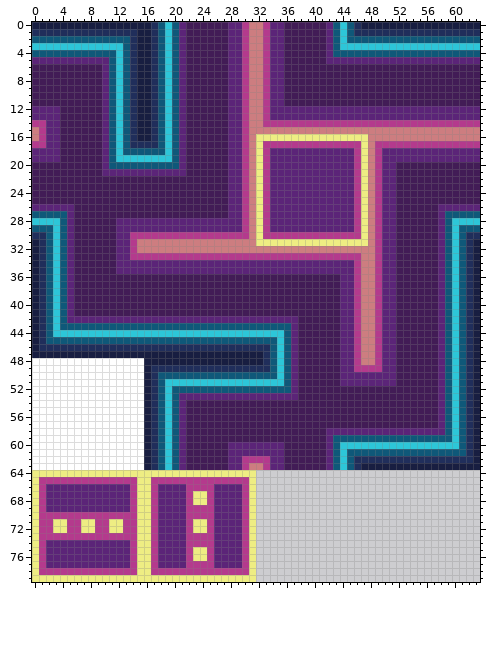
Sprite sheet: Loop Breakerz/assets/tileset.png. That is the earlier state.
The file is 64x80 pixels.
The result:
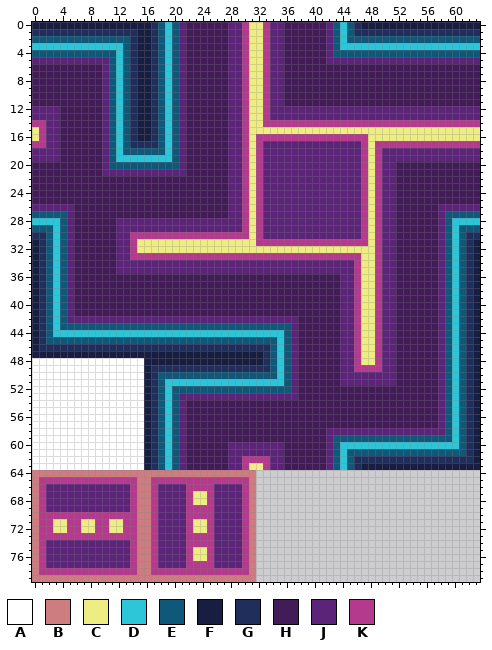
Palette (. is transparent): A #ffffff  B #cd7d80  C #eeed83  D #2dc6d8  E #0f5879  F #181e41  G #202e5b  H #421c56  J #5b2478  K #b43a8d
Diff:
Colour C becomes colour B in row 64 at x 0 to 31; in rows 65 to 78 at x 0, 15 to 16 and 31; in row 79 at x 0 to 31.
Colour B becomes colour C in rows 0 to 14 at x 31 to 32; in row 15 at x 0 and 31 to 63; in row 16 at x 0, 31 and 48 to 63; in rows 17 to 30 at x 31 and 48; in row 31 at x 15 to 31 and 48; in row 32 at x 15 to 48.
Colour B becomes colour C in rows 33 to 48 at x 47 to 48; in row 63 at x 31 to 32.
Colour K becomes colour J in row 17 at x 33 to 46; in rows 18 to 29 at x 33 and 46; in row 30 at x 33 to 46.
Colour C becomes colour K in row 16 at x 32 to 47; in rows 17 to 30 at x 32 and 47; in row 31 at x 32 to 47.
Boxes around the changes in both pictures, in picture pixels (x1, y1, x2, y2):
changed: (137, 22, 480, 365)
changed: (32, 127, 39, 141)
changed: (32, 463, 263, 582)
